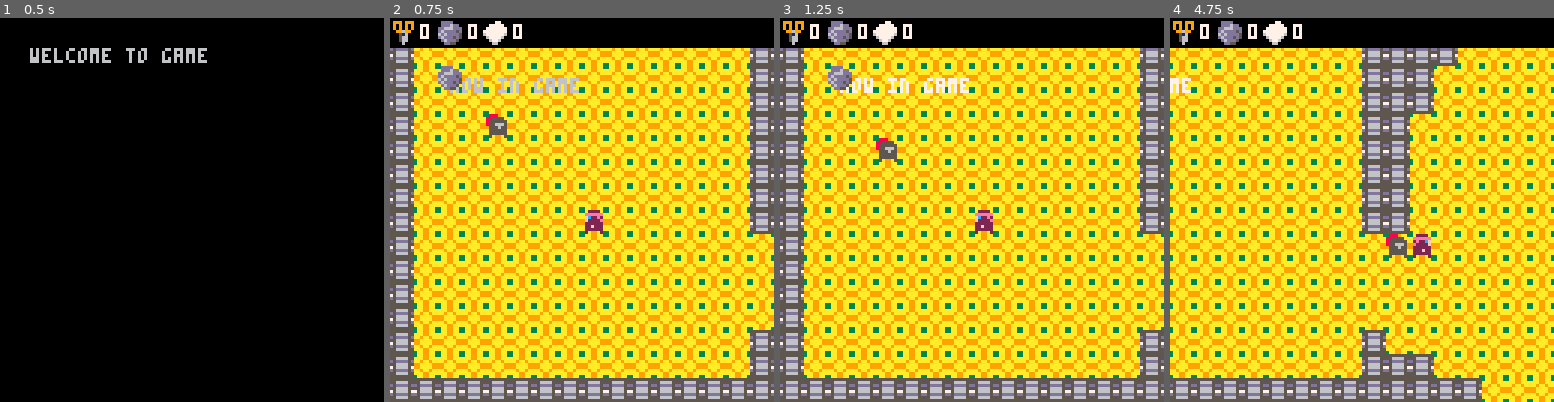
Above: before the commit, frames 1-4 (left to right).
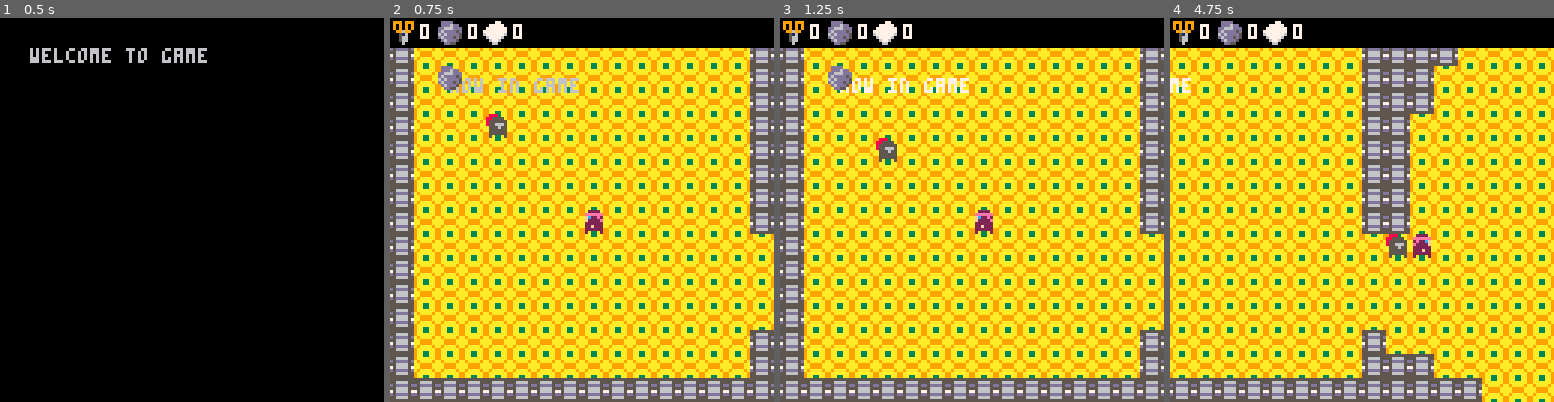
Above: after the commit, the same moments.

Repository: Braxmaster/Gamejam3012
Game: PICO-8 cartridge game.p8
The game is run twice, just before and just after one commit, with the same random seed, the same clock (stepped at 60 frames per second) and the same inputs.
Inputs:
- Up to frame 1 (0.5 s): tap X (X key) at 0.33 s
- Up to frame 2 (0.75 s): tap O (Z key) at 0.7 s
- Up to frame 3 (1.25 s): tap X (X key) at 1.07 s
- Up to frame 4 (4.75 s): hold Right 1.6-2.1 s; tap O (Z key) every 0.4 s from 1.7 to 4.5 s; tap X (X key) at 1.85, 2.97, 4.08 s; hold Up 2.15-2.42 s; hold Right 2.47-3.03 s; hold Left 3.08-3.58 s; hold Down 3.63-3.97 s; hold Right 4.02-4.68 s; hold Up from 4.73 s (still down)

Frame 1 is identical in both runs. In frame 2, 47% of the frame differs, in the area x 6-100%, y 7-94%; in frame 3, 47%; in frame 4, 49%, in the area x 0-100%, y 7-100%.

Commit message:
Fixed floor tiles, again

Diff:
--- a/game.p8
+++ b/game.p8
@@ -325,16 +325,16 @@
 0000000056d67d65d5ddddd55ddddd5d000000000000000000000000000000000000000000000000000000000000000000000000000000000000000000000000
 000000005555555555d67d5555d67d55000000000000000000000000000000000000000000000000000000000000000000000000000000000000000000000000
 0000000055d67d5555d67d5555d67d55000000000000000000000000000000000000000000000000000000000000000000000000000000000000000000000000
-3aa99aa35555555555d67d5555d67d55000000000000000000000000000000000000000000000000000000000000000000000000000000000000000000000000
-aaa99aaa5566665555d67d5555d67d55000000000000000000000000000000000000000000000000000000000000000000000000000000000000000000000000
-aa9aa9aad5dddd5dd5ddddd55ddddd5d000000000000000000000000000000000000000000000000000000000000000000000000000000000000000000000000
-99aaaa995566665555d67d5555d67d55000000000000000000000000000000000000000000000000000000000000000000000000000000000000000000000000
-99aaaa997566665775d67d5555d67d57000000000000000000000000000000000000000000000000000000000000000000000000000000000000000000000000
-aa9aa9aad5dddd5dd5ddddd55ddddd5d000000000000000000000000000000000000000000000000000000000000000000000000000000000000000000000000
-aaa99aaa5566665555d67d5555d67d55000000000000000000000000000000000000000000000000000000000000000000000000000000000000000000000000
-3aa99aa3555555555555555555555555000000000000000000000000000000000000000000000000000000000000000000000000000000000000000000000000
+9aa33aa95555555555d67d5555d67d55555555550000000000000000000000000000000000000000000000000000000000000000000000000000000000000000
+9aaaaaa95566665555d67d5555d67d55556666550000000000000000000000000000000000000000000000000000000000000000000000000000000000000000
+a9aaaa9ad5dddd5dd5ddddd55ddddd5d95dddd590000000000000000000000000000000000000000000000000000000000000000000000000000000000000000
+aa9999aa5566665555d67d5555d67d55a566665a0000000000000000000000000000000000000000000000000000000000000000000000000000000000000000
+aa9999aa7566665775d67d5555d67d57a566665a0000000000000000000000000000000000000000000000000000000000000000000000000000000000000000
+a9aaaa9ad5dddd5dd5ddddd55ddddd5d95dddd590000000000000000000000000000000000000000000000000000000000000000000000000000000000000000
+9aaaaaa95566665555d67d5555d67d55556666550000000000000000000000000000000000000000000000000000000000000000000000000000000000000000
+9aa33aa9555555555555555555555555555555550000000000000000000000000000000000000000000000000000000000000000000000000000000000000000
 __gff__
-0000000000000000000000000000000000000000000000000000000000000000000000000000000000000000000000000000000000000000000000000000000000010000000000000000000000000000000000000000000000000000000000000001010000000000000000000000000000000000000000000000000000000000
+0000000000000000000000000000000000000000000000000000000000000000000000000000000000000000000000000000000000000000000000000000000000010000000000000000000000000000000101010000000000000000000000000001010101000000000000000000000000000000000000000000000000000000
 0000000000000000000000000000000000000000000000000000000000000000000000000000000000000000000000000000000000000000000000000000000000000000000000000000000000000000000000000000000000000000000000000000000000000000000000000000000000000000000000000000000000000000
 __map__
 6161616161616161616161616161616161616161616161616161616161616161000000000000000000000000000000000000000000000000000000000000000000000000000000000000000000000000000000000000000000000000000000000000000000000000000000000000000000000000000000000000000000000000
